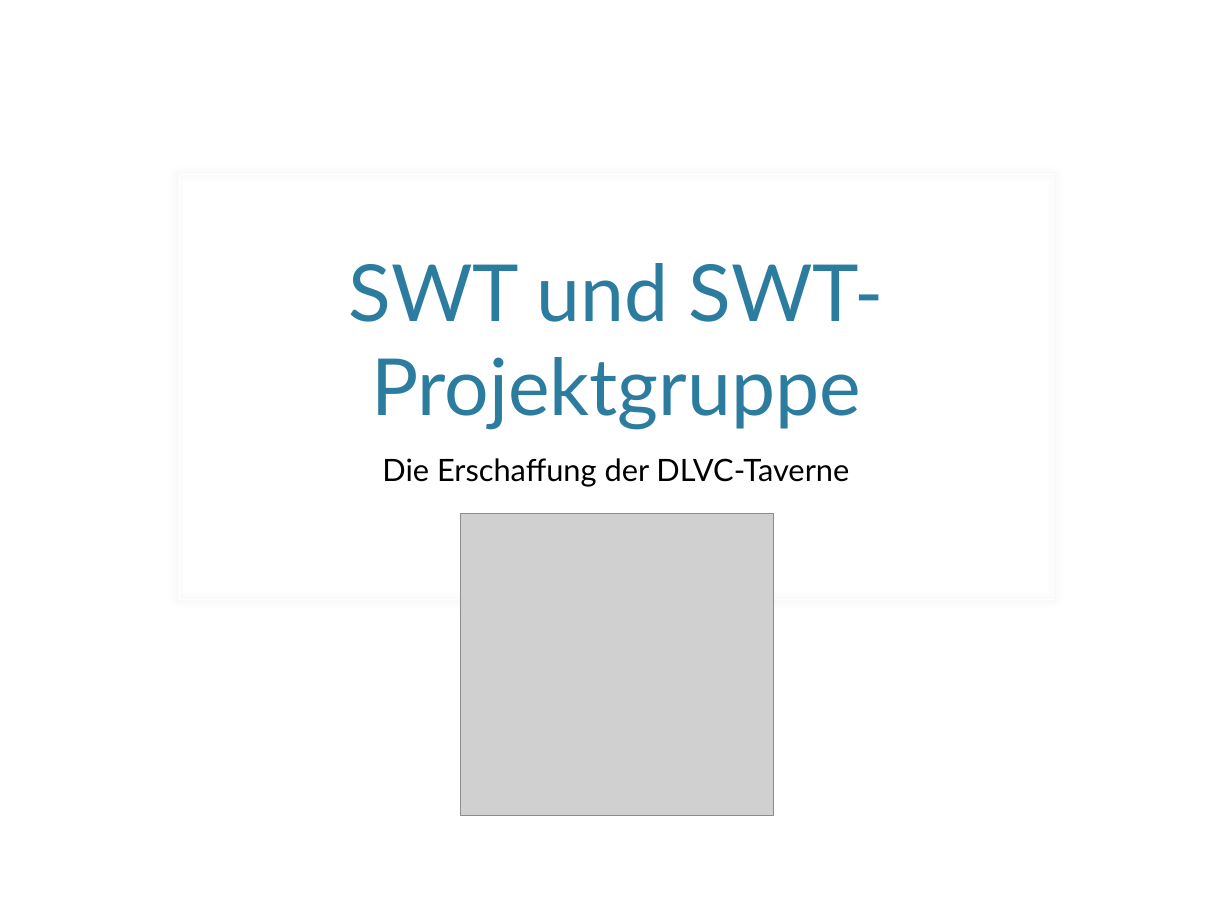
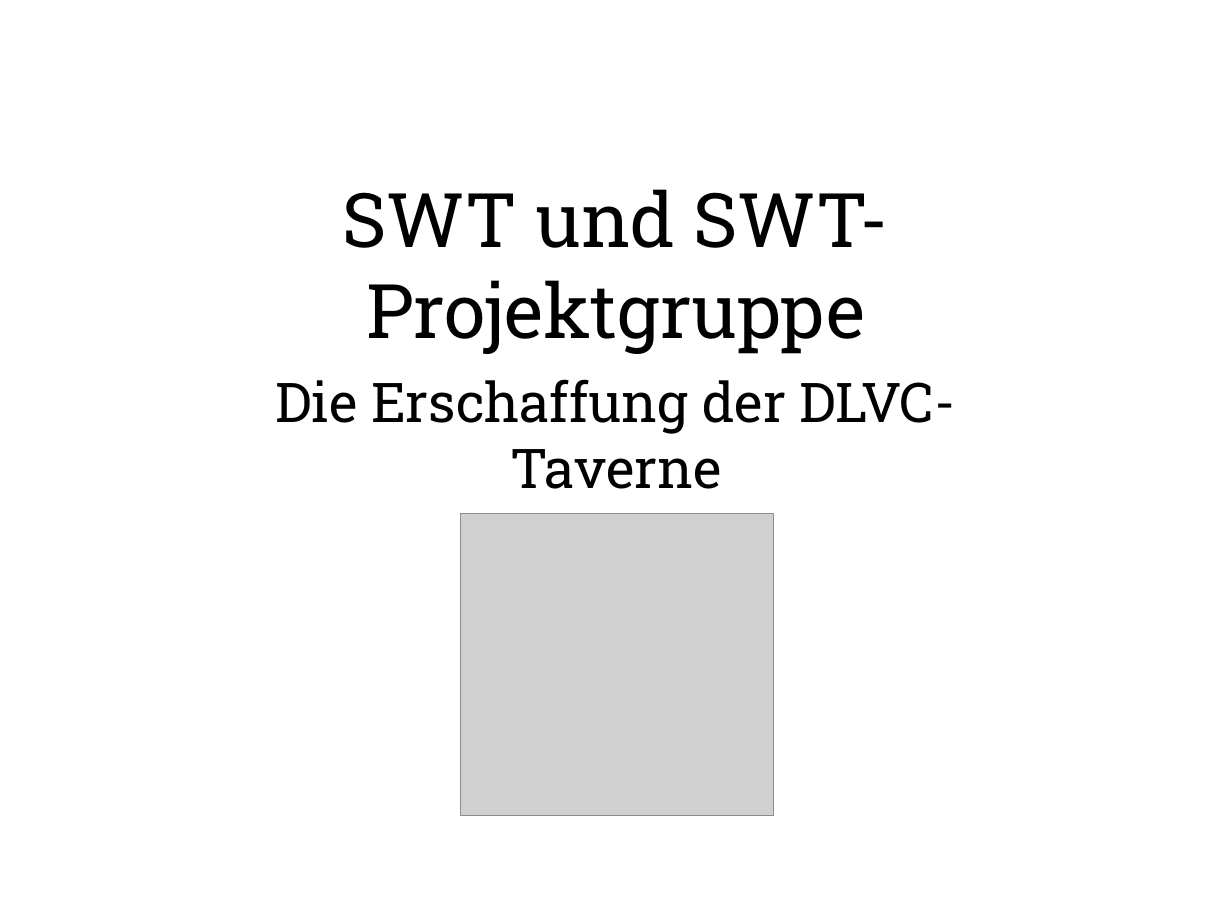
Before and after one commit to SWT-Projektgruppe-2015/Rollenspielmanager, a slide deck: slide 1 of Dokumente/SWT-Vortrag/SWTStudentenVortrag.pptx. Drawn at 1232x924 pixels with LibreOffice and Linux fonts; fonts in the diff are those of the drawing; grey boxes stand for pictures; background and template pictures are left out. Boxes give left, top, right and bottom in pixels: in the first picture for what was removed or moved away, otherwise in the second. Text is boxed around its words. In the diff, an @@ line names an element or a change of style, - is before the commit and + after.

```diff
--- a/Dokumente/SWT-Vortrag/SWTStudentenVortrag.pptx
+++ b/Dokumente/SWT-Vortrag/SWTStudentenVortrag.pptx
@@ title "SWT und SWT-Projektgruppe" moved from (x1=349, y1=263, x2=884, y2=429) to (x1=342, y1=189, x2=889, y2=354) @@
@@ title "SWT und SWT-Projektgruppe" at (x1=342, y1=189, x2=889, y2=354): size 46 to 44 pt, font Lato to Roboto Slab, text colour #2C7C9F to #000000; vertical alignment bottom to middle @@
@@ rectangle removed at (x1=179, y1=175, x2=1052, y2=600) @@
@@ subtitle "Die Erschaffung der DLVC-Taverne" moved from (x1=382, y1=458, x2=849, y2=487) to (x1=275, y1=379, x2=955, y2=489) @@
@@ subtitle "Die Erschaffung der DLVC-Taverne" at (x1=275, y1=379, x2=955, y2=489): size 18 to 32 pt, font Lato to Roboto Slab; more space between paragraphs @@
```
Also in this commit, not shown: 7 other slides changed, 1 slide removed.
